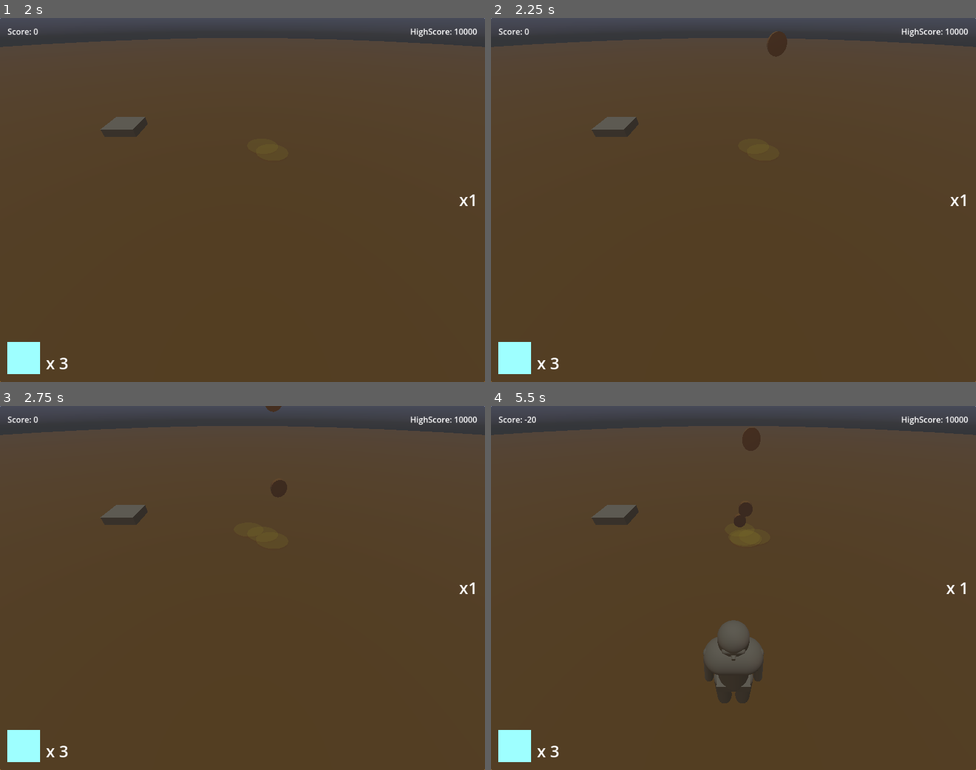
Above: before the commit, frames 1-4 (two rows, left to right).
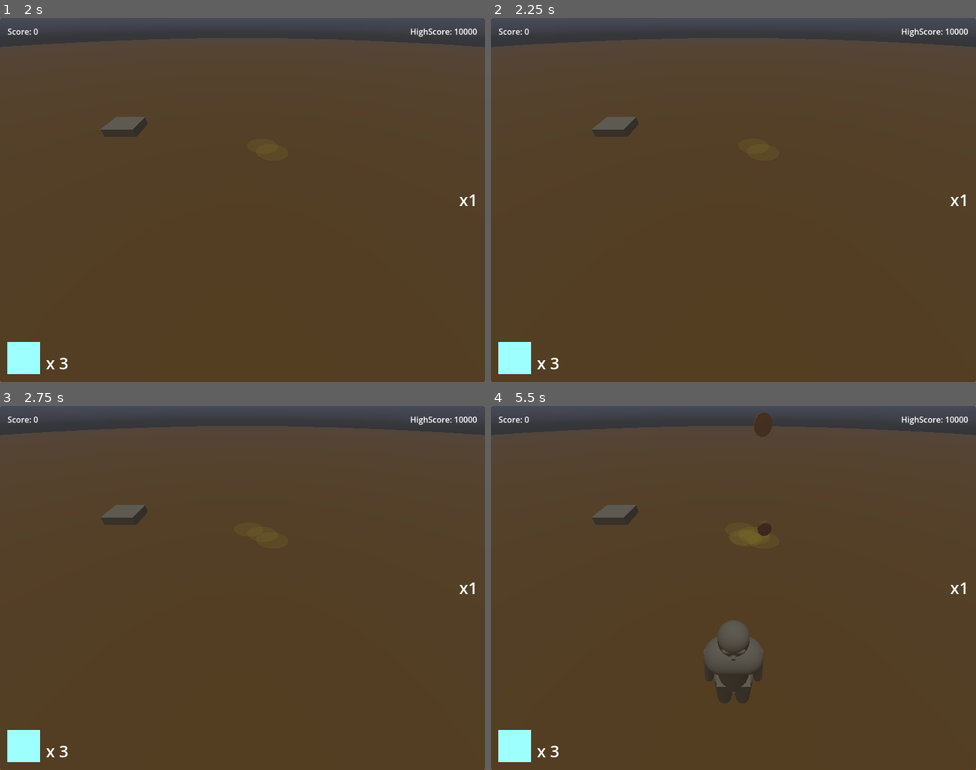
Above: after the commit, the same moments.

Repository: RobertJarrell/PennyFH
Game: Godot game, scene res://Scenes/test_level.tscn
The game is run twice, just before and just after one commit, with the same random seed, the same clock (stepped at 60 frames per second) and the same inputs. The project has no main scene, so this scene is started directly.
Inputs:
- Up to frame 1 (2 s): tap Enter (ui_accept) at 0.5, 0.77, 1.52 s; hold Right (ui_right) 0.53-1.28 s; hold Down (ui_down) from 1.28 s (still down)
- Up to frame 2 (2.25 s): tap Enter (ui_accept) at 2 s; release Down (ui_down) at 2.03 s; hold Right (ui_right) from 2.03 s (still down)
- Up to frame 3 (2.75 s): keep holding Right (ui_right)
- Up to frame 4 (5.5 s): release Right (ui_right) at 2.78 s; hold Up (ui_up) 2.78-3.53 s; tap Enter (ui_accept) at 3.02, 3.77, 4.52 s; hold Left (ui_left) 3.53-5.03 s; hold Down (ui_down) from 5.03 s (still down)

Frame 1 is identical in both runs. In frame 2, less than 0.1% of the frame differs, in the area x 57-62%, y 3-7%; in frame 3, less than 0.1%; in frame 4, 0.4%, in the area x 6-97%, y 1-52%.

Commit message:
expanded coins dropped - added more coin types and refined drop method

Diff:
--- a/Resources/Item/coin_sheet.tres
+++ b/Resources/Item/coin_sheet.tres
@@ -4,5 +4,5 @@
 
 [resource]
 script = ExtResource("1_g0fll")
-fall_speed = 3.0
+fall_speed = 1.0
 value = 10
--- a/Resources/Item/dime.tres
+++ b/Resources/Item/dime.tres
@@ -4,5 +4,5 @@
 
 [resource]
 script = ExtResource("1_qev6t")
-fall_speed = 4.0
+fall_speed = 1.0
 value = 100
--- a/Resources/Item/half_dollar.tres
+++ b/Resources/Item/half_dollar.tres
@@ -4,5 +4,5 @@
 
 [resource]
 script = ExtResource("1_sj8rv")
-fall_speed = 6.0
+fall_speed = 1.0
 value = 500
--- a/Resources/Item/nickle.tres
+++ b/Resources/Item/nickle.tres
@@ -4,5 +4,5 @@
 
 [resource]
 script = ExtResource("1_lk2cd")
-fall_speed = 3.0
+fall_speed = 1.0
 value = 50
--- a/Resources/Item/quarter.tres
+++ b/Resources/Item/quarter.tres
@@ -4,5 +4,5 @@
 
 [resource]
 script = ExtResource("1_syo3p")
-fall_speed = 5.0
+fall_speed = 1.0
 value = 250
--- a/Resources/Item/silver_dollar.tres
+++ b/Resources/Item/silver_dollar.tres
@@ -4,5 +4,5 @@
 
 [resource]
 script = ExtResource("1_30hvs")
-fall_speed = 7.0
+fall_speed = 0.5
 value = 1000
--- a/Scripts/Components/item_move_component.gd
+++ b/Scripts/Components/item_move_component.gd
@@ -6,13 +6,14 @@
 @export var model : Node3D
 
 var speed
-var min_fall_speed : float = 0
-var max_fall_speed : float = 5
+var drop : float = 0
+var min_fall_speed : float = 1
+var max_fall_speed : float = 3
 
 # Called when the node enters the scene tree for the first time.
 func _ready():
 	var varied_speed = randf_range(min_fall_speed, max_fall_speed)
-	speed = sheet.fall_speed + varied_speed
+	speed = sheet.fall_speed * varied_speed
 
 
 
@@ -22,4 +23,6 @@
 
 
 func move(delta):
-	model.global_position.y = lerp(model.global_position.y, -speed * delta, delta)
+
+	drop = lerp(drop, -speed * delta, delta)
+	model.global_position.y += drop
--- a/project.godot
+++ b/project.godot
@@ -1,3 +1,11 @@
+; Engine configuration file.
+; It's best edited using the editor UI and not directly,
+; since the parameters that go here are not all obvious.
+;
+; Format:
+;   [section] ; section goes between []
+;   param=value ; assign values to parameters
+
 config_version=5
 
 [application]
